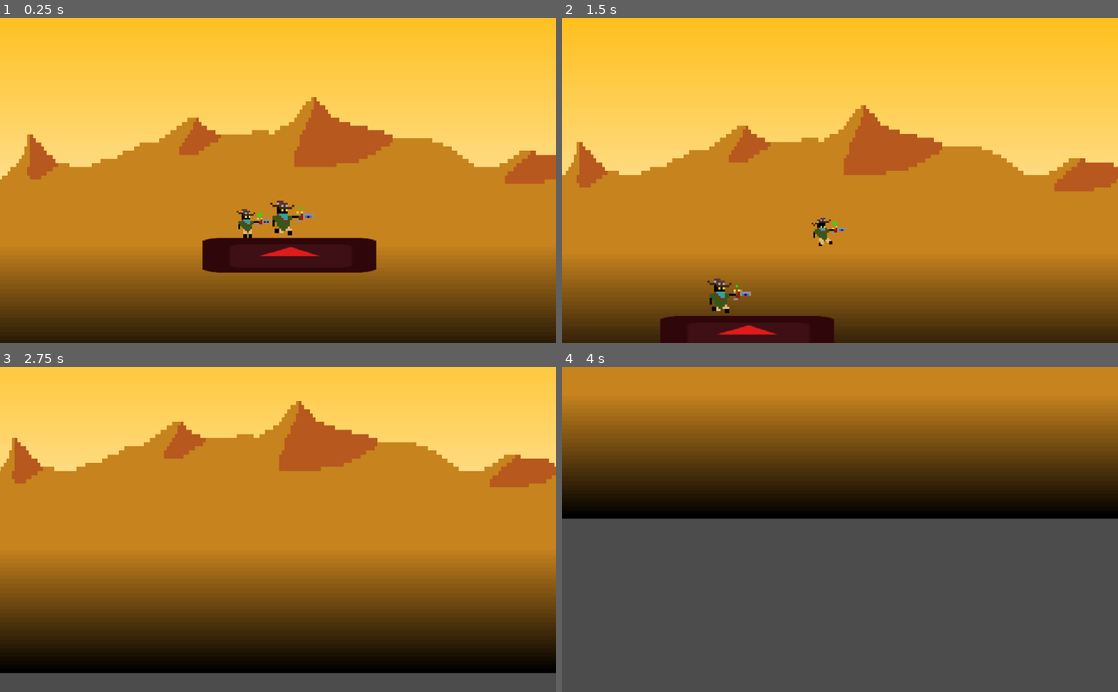
Above: before the commit, frames 1-4 (two rows, left to right).
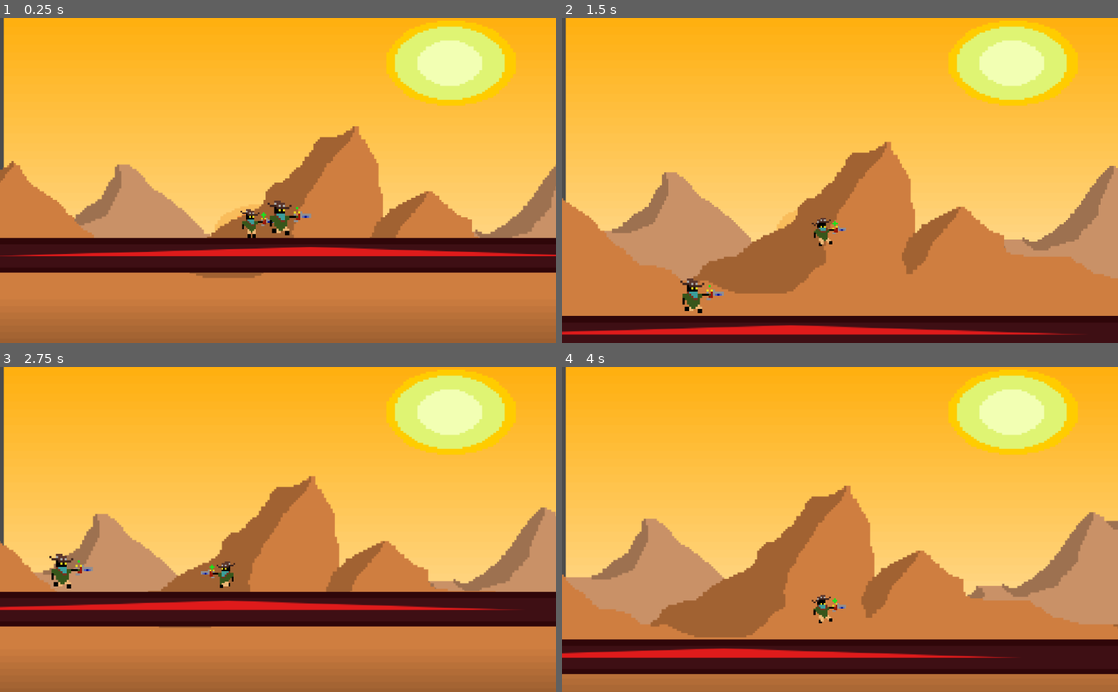
Above: after the commit, the same moments.

Repository: ChanTheMan9797/Vimm-Platformer
Game: Godot game, scene res://World.tscn
Same seed, same stepped clock (60 frames per second), same inputs: the game is played once before the commit and once after it. The engine's default icon, where the game draws it, is replaced by a stand-in: a white triangle on a blue panel in a dark square.
Inputs:
- Up to frame 1 (0.25 s): no input
- Up to frame 2 (1.5 s): hold Right (ui_right) from 0.53 s (still down); tap Up (ui_up) at 0.77 s
- Up to frame 3 (2.75 s): tap Up (ui_up) at 1.52 s; release Right (ui_right) at 2.03 s; hold Left (ui_left) from 2.03 s (still down)
- Up to frame 4 (4 s): release Left (ui_left) at 2.78 s; hold Right (ui_right) from 2.78 s (still down); tap Up (ui_up) at 3.02, 3.77 s

The runs differ from the first frame. In frame 1, 89% of the frame differs, in the area x 0-100%, y 0-100%; in frame 2, 77%; in frame 3, 99%; in frame 4, 100%.

Commit message:
Better Parallax

Diff:
--- a/Floor.gd
+++ b/Floor.gd
@@ -4,7 +4,7 @@
 
 # Called when the node enters the scene tree for the first time.
 func _physics_process(delta):
-	motion.x = 30
+	motion.x = 100
 
 	motion = move_and_slide(motion)
 	pass # Replace with function body.
--- a/World.tscn
+++ b/World.tscn
@@ -1,24 +1,26 @@
-[gd_scene load_steps=24 format=2]
+[gd_scene load_steps=26 format=2]
 
 [ext_resource path="res://KinematicBody2D.gd" type="Script" id=1]
 [ext_resource path="res://VimmRun(2).png" type="Texture" id=2]
 [ext_resource path="res://Vimmrun1 (1).png" type="Texture" id=3]
 [ext_resource path="res://Vimmrun2.png" type="Texture" id=4]
 [ext_resource path="res://Vimmrun3.png" type="Texture" id=5]
-[ext_resource path="res://Vimmjmp3.png" type="Texture" id=6]
-[ext_resource path="res://Vimmjmp4.png" type="Texture" id=7]
-[ext_resource path="res://Vimmjmp0.png" type="Texture" id=8]
-[ext_resource path="res://Vimmjmp1.png" type="Texture" id=9]
-[ext_resource path="res://Vimmjmp2.png" type="Texture" id=10]
-[ext_resource path="res://VimmIdle1.png" type="Texture" id=11]
-[ext_resource path="res://VimmIdle2.png" type="Texture" id=12]
-[ext_resource path="res://VimmIdle3.png" type="Texture" id=13]
-[ext_resource path="res://VimmIdle4.png" type="Texture" id=14]
+[ext_resource path="res://Vimmjmp0.png" type="Texture" id=6]
+[ext_resource path="res://Vimmjmp1.png" type="Texture" id=7]
+[ext_resource path="res://Vimmjmp2.png" type="Texture" id=8]
+[ext_resource path="res://VimmIdle1.png" type="Texture" id=9]
+[ext_resource path="res://VimmIdle2.png" type="Texture" id=10]
+[ext_resource path="res://VimmIdle3.png" type="Texture" id=11]
+[ext_resource path="res://VimmIdle4.png" type="Texture" id=12]
+[ext_resource path="res://Vimmjmp3.png" type="Texture" id=13]
+[ext_resource path="res://Vimmjmp4.png" type="Texture" id=14]
 [ext_resource path="res://Floor.gd" type="Script" id=15]
 [ext_resource path="res://icon.png" type="Texture" id=16]
 [ext_resource path="res://Area2D.gd" type="Script" id=17]
 [ext_resource path="res://VimmRun0.png" type="Texture" id=18]
-[ext_resource path="res://Vimmbg.png" type="Texture" id=19]
+[ext_resource path="res://BG_sky.png" type="Texture" id=19]
+[ext_resource path="res://BG_mountains1.png" type="Texture" id=20]
+[ext_resource path="res://BG_mountains2.png" type="Texture" id=21]
 
 [sub_resource type="SpriteFrames" id=1]
 animations = [ {
@@ -27,19 +29,19 @@
 "name": "Run",
 "speed": 5.0
 }, {
-"frames": [ ExtResource( 6 ), ExtResource( 7 ) ],
-"loop": true,
-"name": "Fall",
-"speed": 5.0
-}, {
-"frames": [ ExtResource( 8 ), ExtResource( 9 ), ExtResource( 10 ) ],
+"frames": [ ExtResource( 6 ), ExtResource( 7 ), ExtResource( 8 ) ],
 "loop": true,
 "name": "Jump",
 "speed": 3.0
 }, {
-"frames": [ ExtResource( 11 ), ExtResource( 12 ), ExtResource( 13 ), ExtResource( 14 ) ],
+"frames": [ ExtResource( 9 ), ExtResource( 10 ), ExtResource( 11 ), ExtResource( 12 ) ],
 "loop": true,
 "name": "Idle",
+"speed": 5.0
+}, {
+"frames": [ ExtResource( 13 ), ExtResource( 14 ) ],
+"loop": true,
+"name": "Fall",
 "speed": 5.0
 } ]
 
@@ -75,6 +77,7 @@
 scale = Vector2( 0.786458, 0.772033 )
 frames = SubResource( 1 )
 animation = "Run"
+frame = 2
 speed_scale = 1.5
 playing = true
 
@@ -85,6 +88,7 @@
 offset = Vector2( 0, -50 )
 current = true
 limit_right = 100000
+limit_bottom = 1000
 smoothing_enabled = true
 offset_v = -1.0
 offset_h = 1.0
@@ -99,6 +103,7 @@
 
 [node name="Floor" type="KinematicBody2D" parent="World/Floors"]
 position = Vector2( 160, 512 )
+scale = Vector2( 10, 1 )
 script = ExtResource( 15 )
 
 [node name="Sprite" type="Sprite" parent="World/Floors/Floor"]
@@ -124,14 +129,33 @@
 show_behind_parent = true
 texture = ExtResource( 18 )
 
-[node name="ParallaxBackground" type="ParallaxBackground" parent="."]
+[node name="Sky" type="ParallaxBackground" parent="."]
+scroll_base_scale = Vector2( 0, 0 )
+
+[node name="ParallaxLayer" type="ParallaxLayer" parent="Sky"]
+motion_mirroring = Vector2( 4000, 0 )
+
+[node name="Sprite" type="Sprite" parent="Sky/ParallaxLayer"]
+position = Vector2( 654.794, 395.232 )
+scale = Vector2( 1.29531, 0.911701 )
+texture = ExtResource( 19 )
+
+[node name="Mountains1" type="ParallaxBackground" parent="."]
 scroll_base_scale = Vector2( 0.1, 0.1 )
 
-[node name="ParallaxLayer" type="ParallaxLayer" parent="ParallaxBackground"]
-motion_mirroring = Vector2( 1294, 0 )
+[node name="ParallaxLayer" type="ParallaxLayer" parent="Mountains1"]
+motion_mirroring = Vector2( 4000, 0 )
 
-[node name="Sprite" type="Sprite" parent="ParallaxBackground/ParallaxLayer"]
-position = Vector2( 3.27566, -105.025 )
-scale = Vector2( 1.72538, 2.53581 )
-texture = ExtResource( 19 )
-centered = false
+[node name="Sprite" type="Sprite" parent="Mountains1/ParallaxLayer"]
+position = Vector2( 1659.32, 342.045 )
+texture = ExtResource( 20 )
+
+[node name="Mountains2" type="ParallaxBackground" parent="."]
+scroll_base_scale = Vector2( 0.2, 0.2 )
+
+[node name="ParallaxLayer2" type="ParallaxLayer" parent="Mountains2"]
+motion_mirroring = Vector2( 4000, 0 )
+
+[node name="Sprite" type="Sprite" parent="Mountains2/ParallaxLayer2"]
+position = Vector2( 1660.87, 386.836 )
+texture = ExtResource( 21 )
Binary file added: BG_mountains1.png
Not shown, added: BG_mountains1.png.import
Binary file added: BG_mountains2.png
Not shown, changed: BG_mountains2.png.import
Binary file added: BG_sky.png
Not shown, added: BG_sky.png.import
Binary file removed: Vimmbg.png
